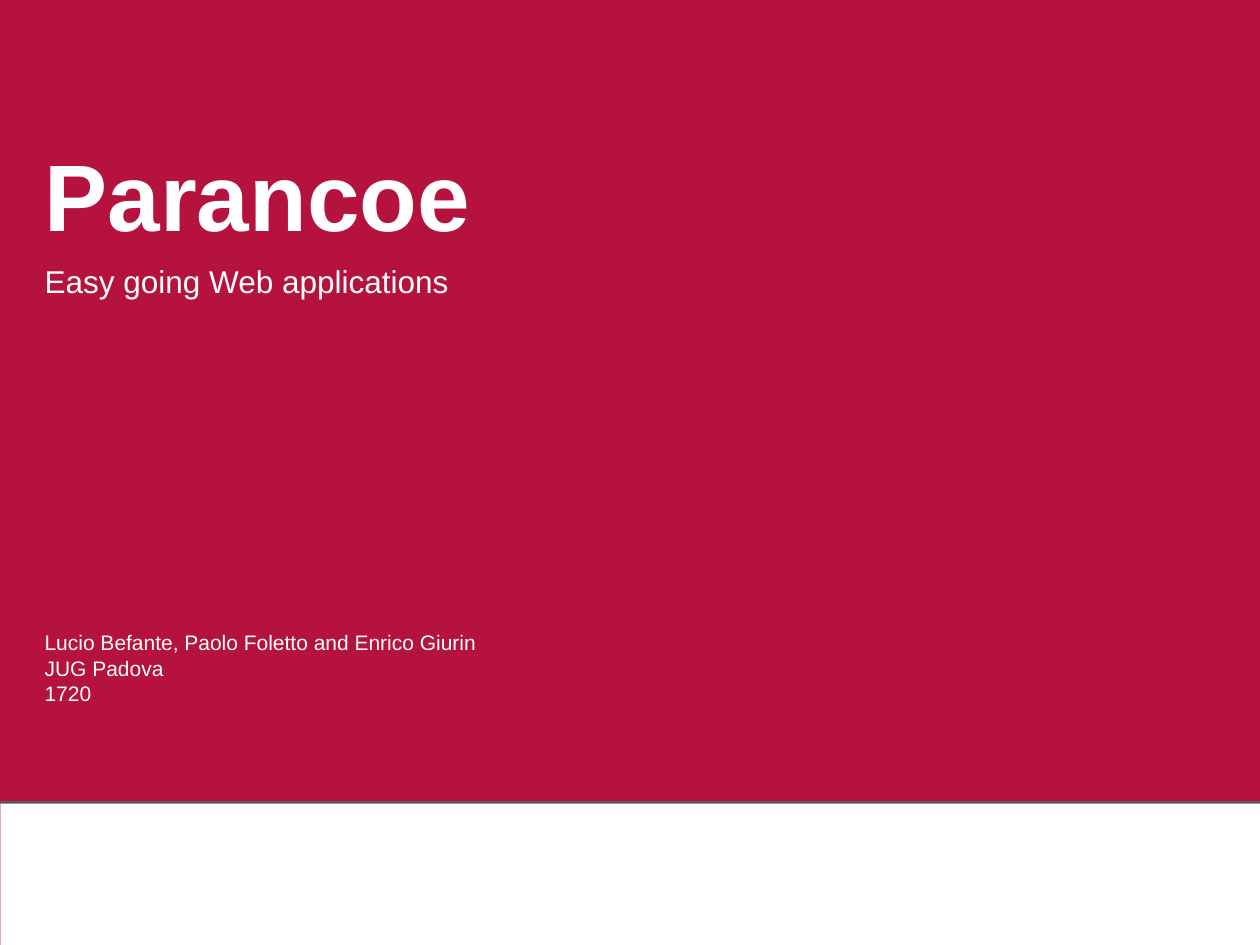
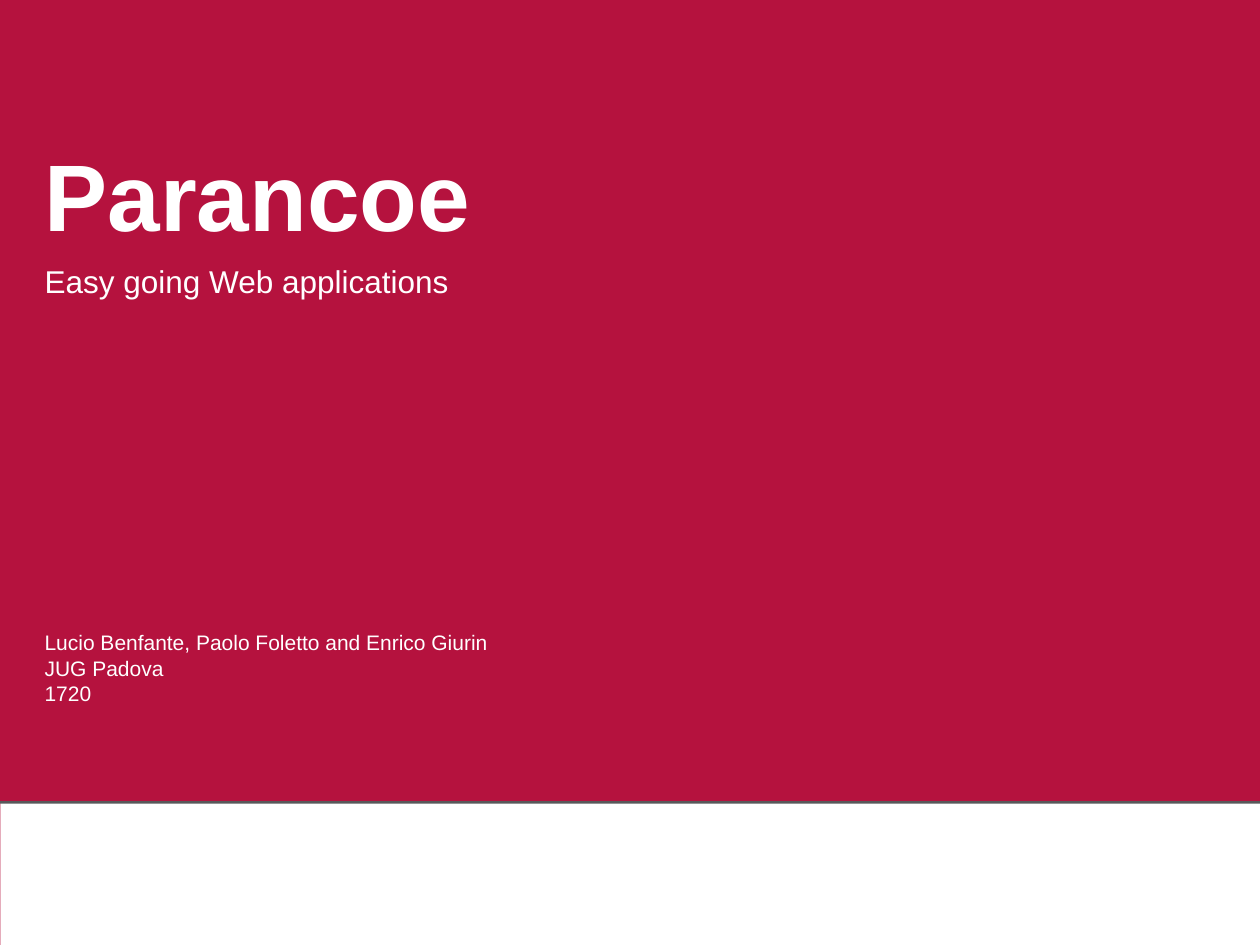
Before and after one commit to jugevents/jugevents, a slide deck: slide 1 of examples/jugevents/docs/Parancoe_JUGPadova.odp. Drawn at 1260x945 pixels with LibreOffice and Linux fonts; fonts in the diff are those of the drawing; background and template pictures are left out. Boxes give left, top, right and bottom in pixels: in the first picture for what was removed or moved away, otherwise in the second. Text is boxed around its words. In the diff, an @@ line names an element or a change of style, - is before the commit and + after.

```diff
--- a/examples/jugevents/docs/Parancoe_JUGPadova.odp
+++ b/examples/jugevents/docs/Parancoe_JUGPadova.odp
@@ text at (45, 634, 487, 653): text changed @@
-Lucio Befante, Paolo Foletto and Enrico Giurin
+Lucio Benfante, Paolo Foletto and Enrico Giurin
```
Also in this commit, not shown: 1 other slide changed, 1 other file.
